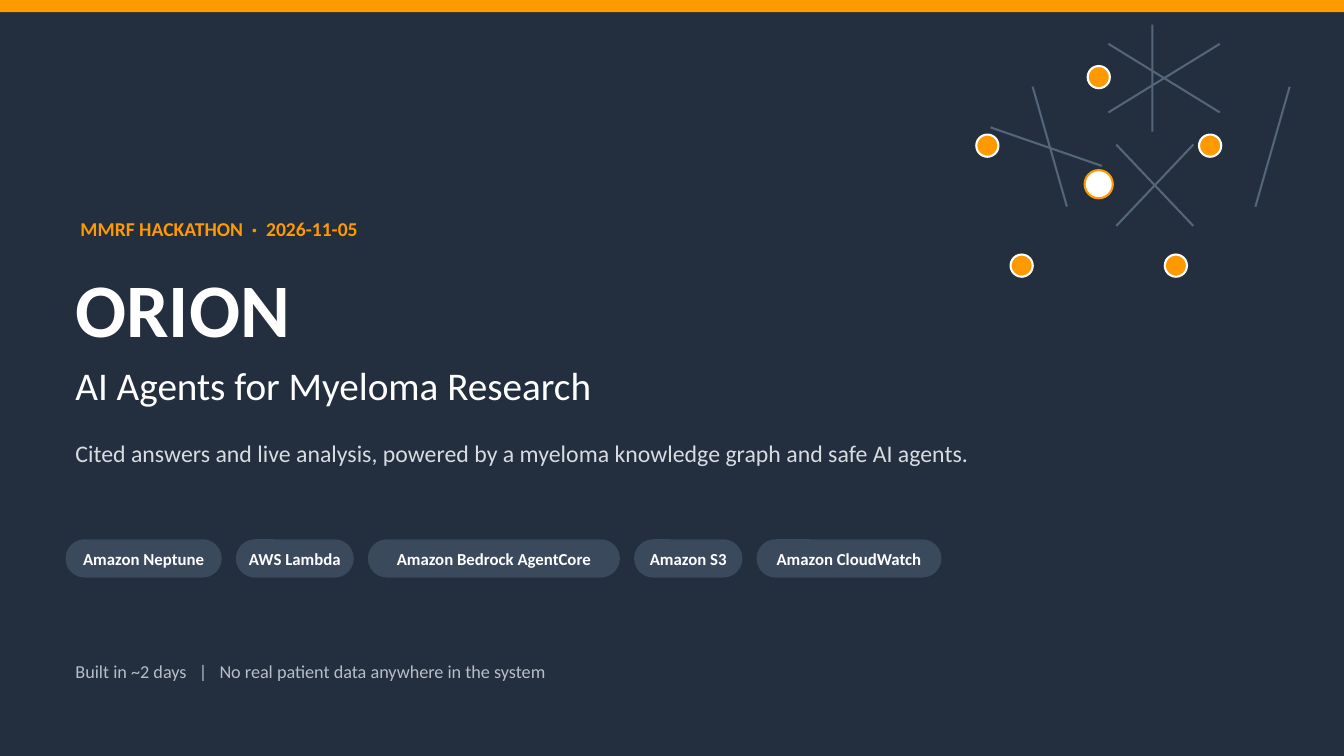
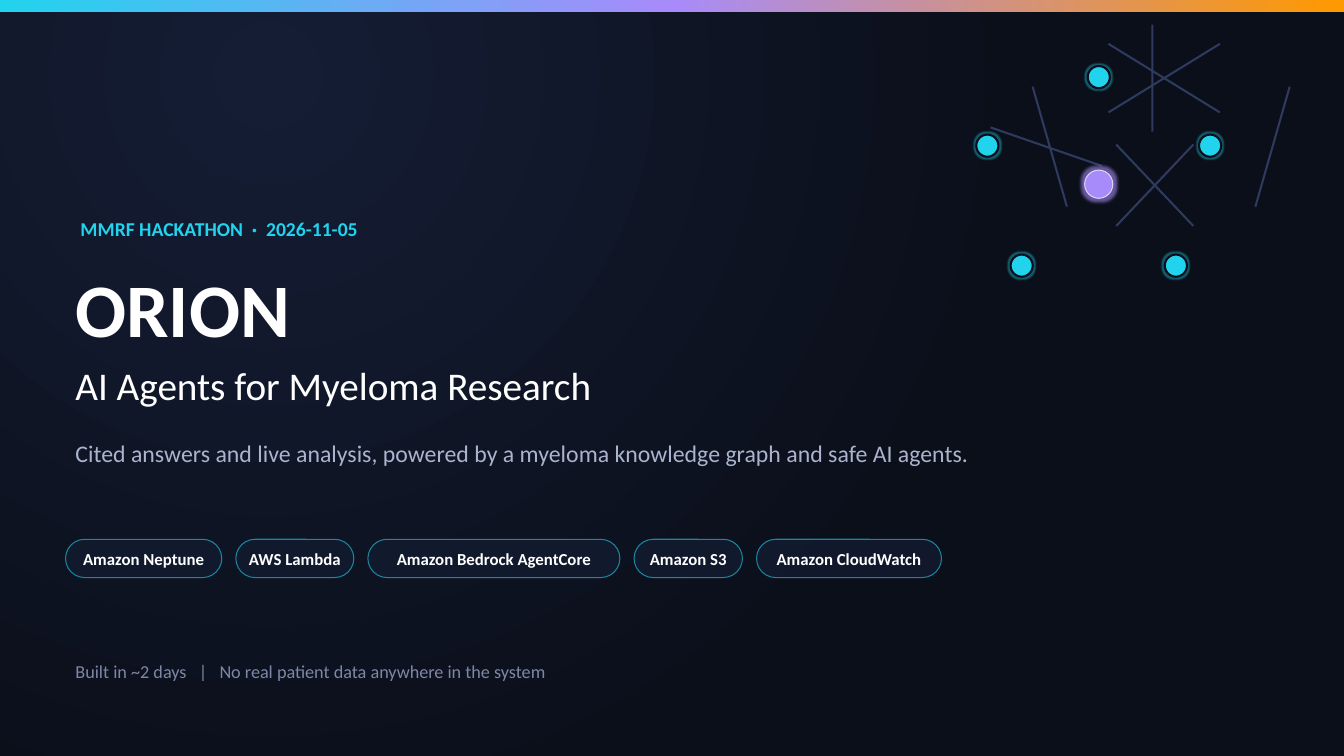
Before and after one commit to lhnminh/MMRF-KnowledgeGraph, a slide deck: slide 1 of ORION_Hackathon_Pitch.pptx. Drawn at 1344x756 pixels with LibreOffice and Linux fonts; fonts in the diff are those of the drawing. Boxes give left, top, right and bottom in pixels: in the first picture for what was removed or moved away, otherwise in the second. Text is boxed around its words. In the diff, an @@ line names an element or a change of style, - is before the commit and + after.

```diff
--- a/ORION_Hackathon_Pitch.pptx
+++ b/ORION_Hackathon_Pitch.pptx
@@ rectangle at bbox=[0, 0, 1344, 756]: fill #232F3E to gradient #151D35 to #0B0F1A @@
@@ rectangle at bbox=[0, 0, 1344, 12]: fill #FF9900 to gradient #22D3EE to #A78BFA to #FF9900 @@
@@ fill #55667A to #2E3B5E in 8 elements at bbox=[1108, 42, 1221, 113], bbox=[1108, 42, 1221, 113], bbox=[1151, 24, 1153, 131], bbox=[1031, 86, 1068, 207], bbox=[1255, 86, 1292, 207], bbox=[1116, 144, 1194, 227], bbox=[1116, 144, 1194, 227], bbox=[990, 126, 1102, 166] @@
@@ ellipse at bbox=[1085, 170, 1113, 199]: fill #FFFFFF to #A78BFA; outline #FF9900 1.5 pt to #FFFFFF 0.75 pt @@
@@ text "MMRF HACKATHON · 2026-11-05" at bbox=[80, 222, 358, 236]: text colour #FF9900 to #22D3EE @@
@@ fill #FF9900 to #22D3EE; outline #FFFFFF 1.5 pt to #0B0F1A 1.5 pt in 5 elements at bbox=[1088, 66, 1110, 88], bbox=[977, 134, 999, 156], bbox=[1199, 134, 1221, 156], bbox=[1011, 254, 1033, 276], bbox=[1165, 254, 1187, 276] @@
@@ text "Cited answers and live analysis, ..." at bbox=[75, 445, 968, 466]: text colour #D8DCE1 to #AAB4CE @@
@@ fill #3A4A5C to #121A2E at 90% opacity; outline none to #22D3EE 0.75 pt in 5 elements at bbox=[66, 539, 222, 578], bbox=[236, 539, 354, 578], bbox=[368, 539, 620, 578], bbox=[634, 539, 742, 578], bbox=[756, 539, 941, 578] @@
@@ text "Built in ~2 days | ..." at bbox=[75, 665, 545, 681]: text colour #B8BEC6 to #7C88A6 @@
```
Also in this commit, not shown: 13 other slides changed, 1 slide added, 1 other file.
